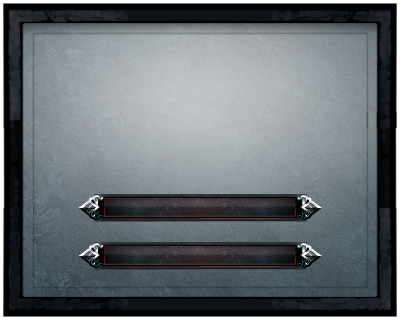
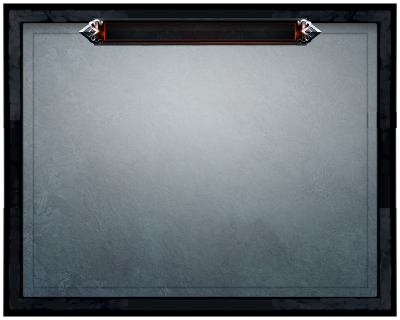
Layered file, before and after one edit (400×320). Changes by layer:
added layer "Title" above "Buttons" over (79, 17, 322, 47)
hid "Buttons" over (79, 194, 322, 272)
